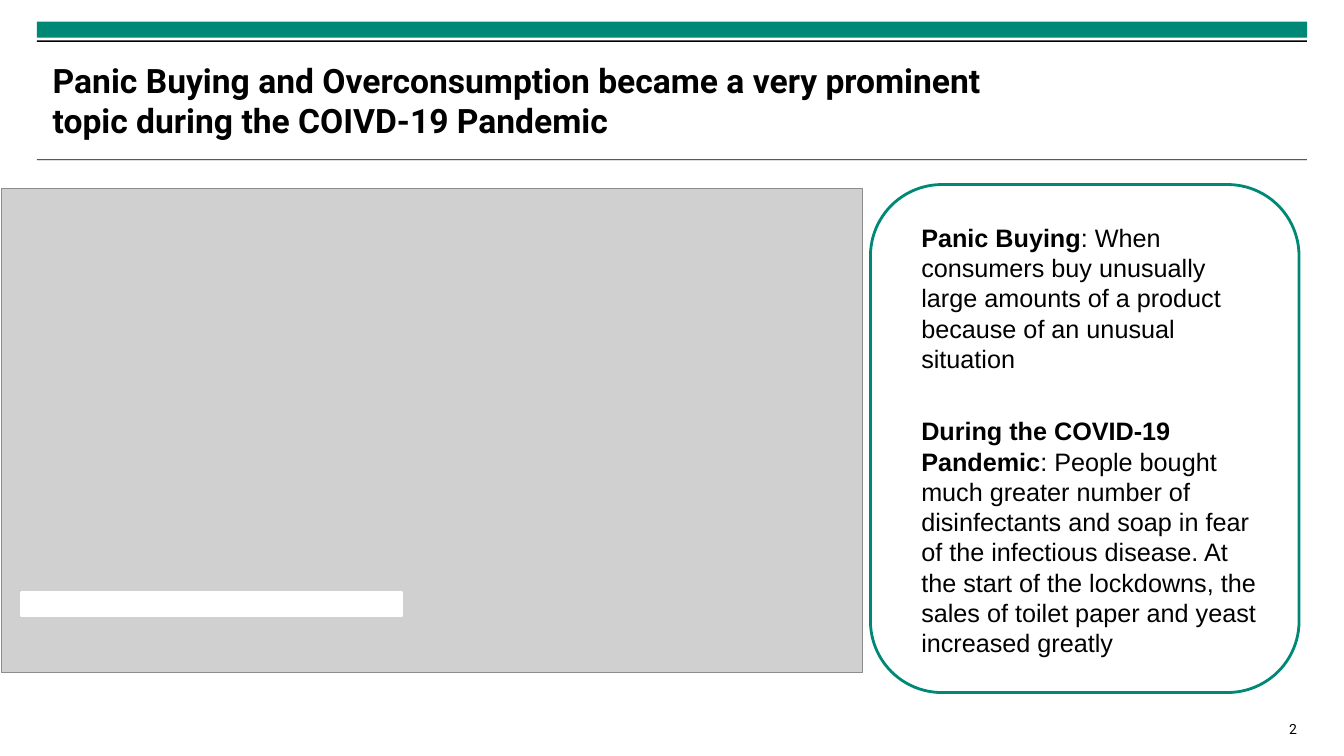
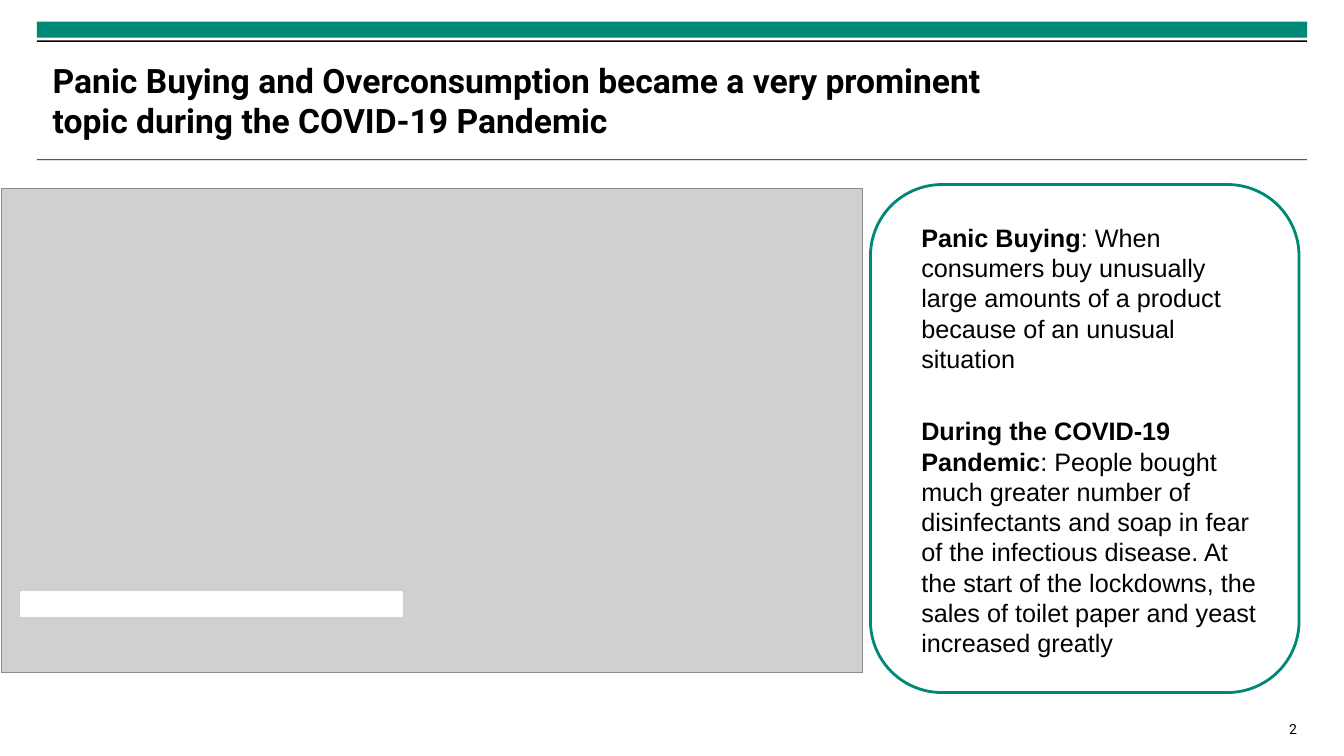
Before and after one commit to isabella-grieser/Modeling-and-Monitoring-Social-Media-Dynamics-to-predict-Electricity-Demand-Peaks, a slide deck: slide 2 of presentations/Zwischenpräsentation.pptx. Drawn at 1344x756 pixels with LibreOffice and Linux fonts; fonts in the diff are those of the drawing; grey boxes stand for pictures; background and template pictures are left out. Boxes give left, top, right and bottom in pixels: in the first picture for what was removed or moved away, otherwise in the second. Text is boxed around its words. In the diff, an @@ line names an element or a change of style, - is before the commit and + after.

```diff
--- a/presentations/Zwischenpräsentation.pptx
+++ b/presentations/Zwischenpräsentation.pptx
@@ title at <box>53,67,981,140</box>: text changed @@
-Panic Buying and Overconsumption became a very prominent topic during the COIVD-19 Pandemic
+Panic Buying and Overconsumption became a very prominent topic during the COVID-19 Pandemic
```
Also in this commit, not shown: 6 other slides changed, 9 other files.
